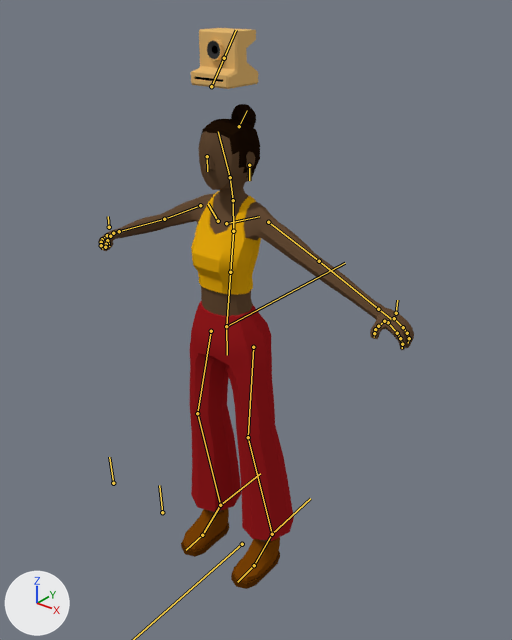
Before and after pictures for a commit that changed the Blender file Documentacao/Personagens/Joana/joana.blend.
Both versions are drawn from a camera (50 mm lens) standing at (1.431, -1.698, 2.094) and looking at (0.112, -0.05, 1.072). Lighting does not change. The marker at lower left points along +X, +Y and +Z. The bones that bend it are drawn over the model as lines.

The first picture shows 'Joana'.
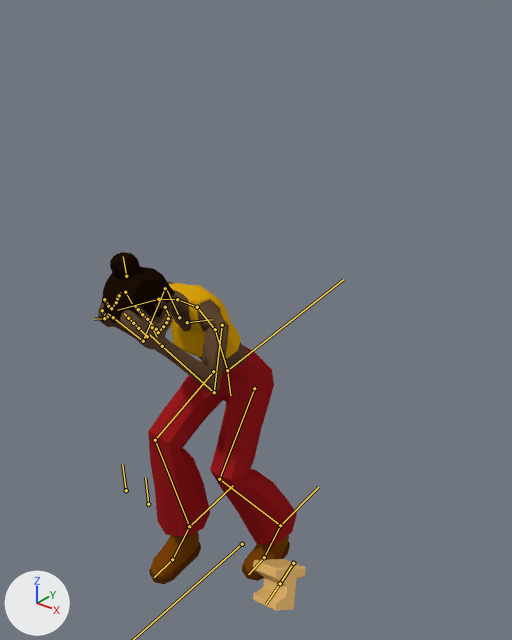
Commit message: 💀 Joana "morrendo"

The newer file adds an action. The first version stands in its rest pose; the second is drawn at frame 25 of the action 'DeathCycle'.

The change in detail:
Bone 'MASTER' (bone_master) moves from (0.0, 0.0, 0.0) to (0.0, -0.001, -0.172).
Bone 'MASTER' (bone_master) turns from (0, 0, 0) to (8, 0, 0) degrees about its own x, y and z.
Bone 'Belly' (bone_belly) turns from (0, 0, 0) to (17, 0, 0) degrees about its own x, y and z.
Bone 'Chest' (bone_chest) turns from (0, 0, 0) to (20, 2, 0) degrees about its own x, y and z.
Bone 'Traps' (bone_traps) turns from (0, 0, 0) to (11, -1, 1) degrees about its own x, y and z.
Bone 'Neck' (bone_neck) turns from (0, 0, 0) to (6, -1, 4) degrees about its own x, y and z.
Bone 'Head' (bone_head) turns from (0, 0, 0) to (3, -1, -3) degrees about its own x, y and z.
Bone 'EarRing.L' (bone_earring_l) turns from (0, 0, 0) to (-43, -1, 0) degrees about its own x, y and z.
Bone 'EarRing.R' (bone_earring_r) turns from (0, 0, 0) to (-40, -1, 0) degrees about its own x, y and z.
Bone 'Hair' (bone_hair) turns from (0, 0, 0) to (-21, -3, 7) degrees about its own x, y and z.
Bone 'Clavicle.L' (bone_clavicle_l) moves from (0.0, 0.0, 0.0) to (0.003, -0.002, 0.0).
Bone 'Clavicle.L' (bone_clavicle_l) turns from (0, 0, 0) to (-6, 1, -13) degrees about its own x, y and z.
Bone 'Arm.L' (bone_arm_l) moves from (0.0, 0.0, 0.0) to (0.0, -0.003, 0.004).
Bone 'Arm.L' (bone_arm_l) turns from (0, 0, 0) to (-51, -63, -21) degrees about its own x, y and z.
Bone 'Forearm.L' (bone_forearm_l) moves from (0.0, 0.0, 0.0) to (0.005, -0.006, -0.002).
Bone 'Forearm.L' (bone_forearm_l) turns from (0, 0, 0) to (-62, -58, -60) degrees about its own x, y and z.
Bone 'Hand.L' (bone_hand_l) turns from (0, 0, 0) to (-7, 1, -3) degrees about its own x, y and z.
Bone 'Camera' (bone_camera) moves from (0.0, 0.0, 0.0) to (-0.553, -0.017, -0.481).
Bone 'Camera' (bone_camera) turns from (0, 0, 0) to (-53, -62, 31) degrees about its own x, y and z.
Bone 'ThumbBase.L' (bone_thumbbase_l) turns from (0, 0, 0) to (-14, -7, -6) degrees about its own x, y and z.
Bone 'ControlMao.L' (bone_controlmao_l) moves from (0.0, 0.0, 0.0) to (0.019, -0.011, 0.023).
Bone 'Clavicle.R' (bone_clavicle_r) moves from (0.0, 0.0, 0.0) to (0.003, 0.002, 0.0).
Bone 'Clavicle.R' (bone_clavicle_r) turns from (0, 0, 0) to (-12, -7, -6) degrees about its own x, y and z.
Bone 'Arm.R' (bone_arm_r) moves from (0.0, 0.0, 0.0) to (0.0, 0.003, -0.004).
Bone 'Arm.R' (bone_arm_r) turns from (0, 0, 0) to (-59, 50, 23) degrees about its own x, y and z.
Bone 'Forearm.R' (bone_forearm_r) turns from (0, 0, 0) to (-30, 35, 96) degrees about its own x, y and z.
Bone 'Hand.R' (bone_hand_r) turns from (0, 0, 0) to (-9, 29, -1) degrees about its own x, y and z.
Bone 'ThumbBase.R' (bone_thumbbase_r) turns from (0, 0, 0) to (-14, 7, 6) degrees about its own x, y and z.
Bone 'ControlMao.R' (bone_controlmao_r) moves from (0.0, 0.0, 0.0) to (0.011, -0.014, -0.015).
Bone 'PoleLeg.L' (bone_poleleg_l) moves from (0.0, 0.0, 0.0) to (-0.063, 0.0, 0.0).
Bone 'PoleLeg.L' (bone_poleleg_l) is rescaled from (1.0, 1.0, 1.0) to (1.46, 1.0, 1.0).
Bone 'PoleLeg.R' (bone_poleleg_r) moves from (0.0, 0.0, 0.0) to (0.062, 0.0, 0.0).
Bone 'PoleLeg.R' (bone_poleleg_r) is rescaled from (1.0, 1.0, 1.0) to (1.46, 1.0, 1.0).
Bone 'IKLegCtrl.R' (bone_iklegctrl_r) moves from (0.0, 0.0, 0.0) to (0.012, -0.198, 0.032).
Bone 'IKLegCtrl.R' (bone_iklegctrl_r) turns from (0, 0, 0) to (7, 0, 0) degrees about its own x, y and z.
Bone 'IKLegCtrl.L' (bone_iklegctrl_l) moves from (0.0, 0.0, 0.0) to (0.0, 0.057, 0.003).
Bone 'IKLegCtrl.L' (bone_iklegctrl_l) turns from (0, 0, 0) to (5, 0, 0) degrees about its own x, y and z.

Location of each change, (x1, y1, x2, y2) in pixels of the pictures (512 x 640 px):
'Joana', posed (34% narrower, 36% shorter): before (99, 28, 414, 589); after (98, 252, 306, 611)
bone 'MASTER', root to tip: before (226, 326) to (345, 263); after (227, 370) to (343, 279)
bone 'Belly', root to tip: before (226, 326) to (230, 272); after (227, 370) to (215, 329)
bone 'Chest', root to tip: before (230, 272) to (233, 231); after (215, 329) to (197, 307)
bone 'Traps', root to tip: before (233, 231) to (233, 200); after (197, 307) to (177, 299)
bone 'Neck', root to tip: before (233, 200) to (230, 177); after (177, 299) to (158, 299)
bone 'Head', root to tip: before (230, 177) to (218, 131); after (158, 299) to (117, 310)
bone 'EarRing.L', root to tip: before (249, 165) to (249, 180); after (165, 307) to (170, 319)
bone 'EarRing.R', root to tip: before (207, 156) to (207, 171); after (125, 292) to (132, 303)
bone 'Hair', root to tip: before (239, 126) to (247, 110); after (126, 276) to (123, 256)
bone 'Clavicle.L', root to tip: before (226, 223) to (259, 216); after (187, 322) to (212, 319)
bone 'Arm.L', root to tip: before (268, 222) to (319, 261); after (222, 325) to (214, 392)
bone 'Forearm.L', root to tip: before (319, 261) to (378, 309); after (214, 392) to (162, 346)
bone 'Hand.L', root to tip: before (378, 309) to (392, 320); after (162, 346) to (149, 334)
bone 'Camera', root to tip: before (211, 86) to (224, 58); after (293, 563) to (280, 583)
bone 'ThumbBase.L', root to tip: before (384, 321) to (378, 326); after (158, 332) to (163, 326)
bone 'ControlMao.L', root to tip: before (396, 313) to (397, 300); after (152, 327) to (157, 337)
bone 'Clavicle.R', root to tip: before (218, 221) to (208, 204); after (179, 317) to (167, 290)
bone 'Arm.R', root to tip: before (200, 205) to (164, 219); after (165, 288) to (143, 341)
bone 'Forearm.R', root to tip: before (164, 219) to (119, 231); after (143, 341) to (113, 317)
bone 'Hand.R', root to tip: before (119, 231) to (111, 234); after (113, 317) to (107, 313)
bone 'ThumbBase.R', root to tip: before (110, 236) to (107, 240); after (111, 308) to (116, 302)
bone 'ControlMao.R', root to tip: before (109, 227) to (108, 216); after (104, 318) to (94, 319)
bone 'PoleLeg.L', root to tip: before (162, 512) to (159, 485); after (148, 504) to (145, 477)
bone 'PoleLeg.R', root to tip: before (113, 483) to (109, 457); after (126, 490) to (122, 464)
bone 'IKLegCtrl.R', root to tip: before (220, 505) to (260, 473); after (189, 526) to (233, 485)
bone 'IKLegCtrl.L', root to tip: before (272, 534) to (310, 498); after (280, 525) to (318, 487)
